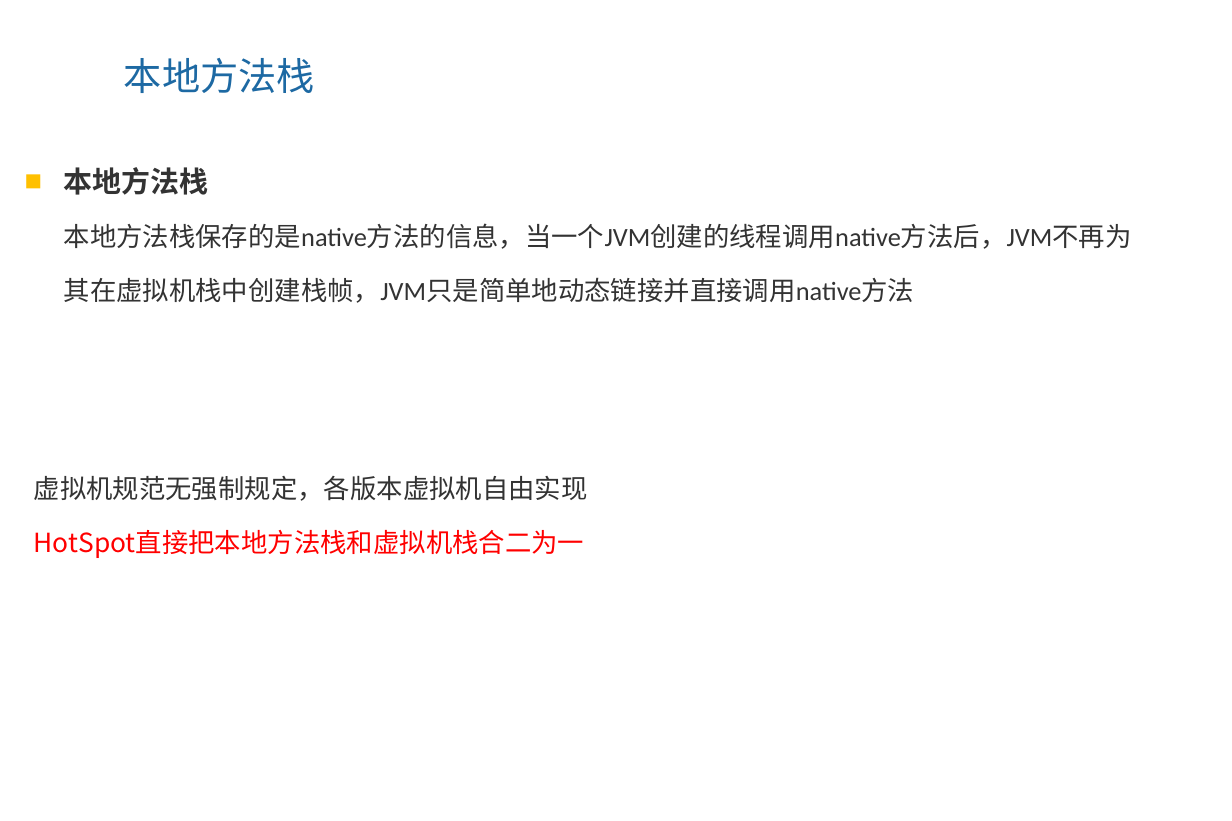
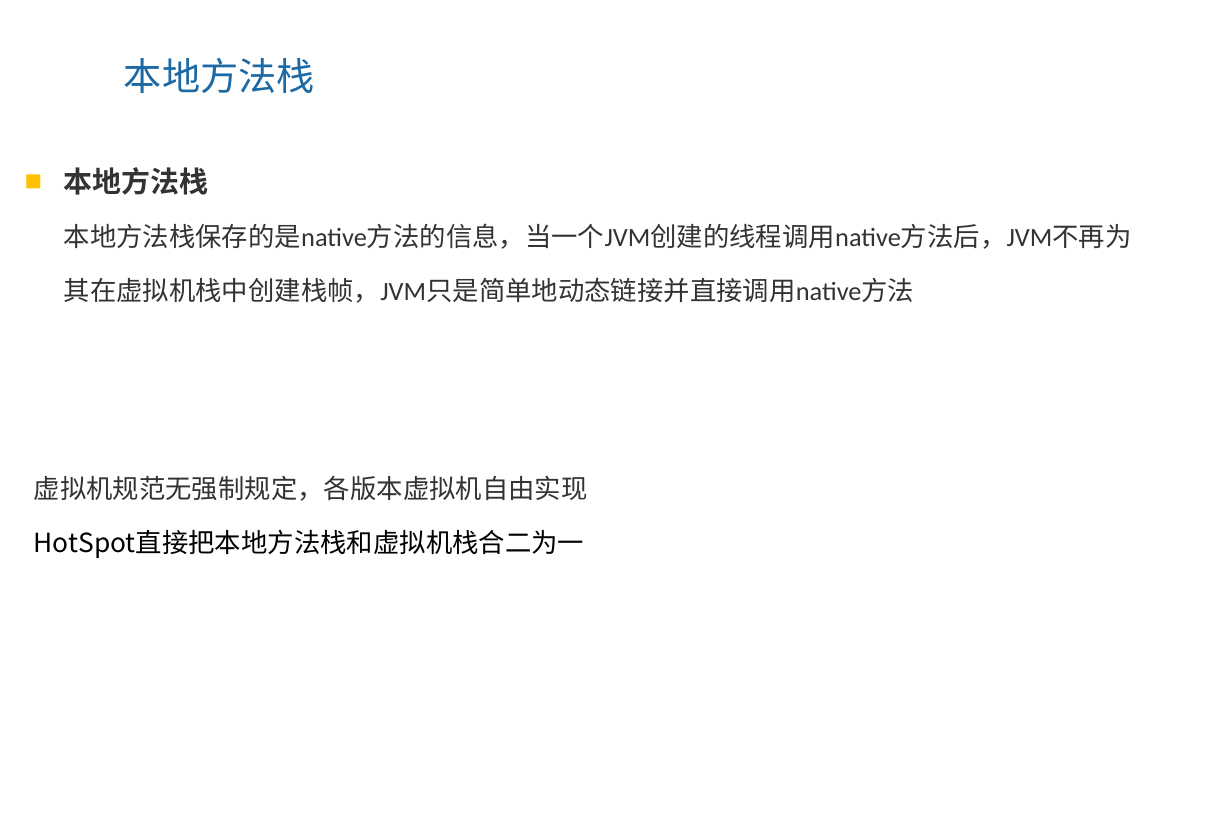
Before and after one commit to ZhangShenao/architect, a slide deck: slide 13 of architect/jvm/1、虚拟机的前世今生，深入理解JVM内存区域.pptx. Drawn at 1232x821 pixels with LibreOffice and Linux fonts; fonts in the diff are those of the drawing; background and template pictures are left out. Boxes give left, top, right and bottom in pixels: in the first picture for what was removed or moved away, otherwise in the second. Text is boxed around its words. In the diff, an @@ line names an element or a change of style, - is before the commit and + after.

```diff
--- a/architect/jvm/1、虚拟机的前世今生，深入理解JVM内存区域.pptx
+++ b/architect/jvm/1、虚拟机的前世今生，深入理解JVM内存区域.pptx
@@ text at [34, 530, 585, 558]: text colour #FF0000 to #000000 in "HotSpot直接把本地方法栈和虚拟机栈合二为一" @@
```
Also in this commit, not shown: 12 other slides changed, 5 other files.
